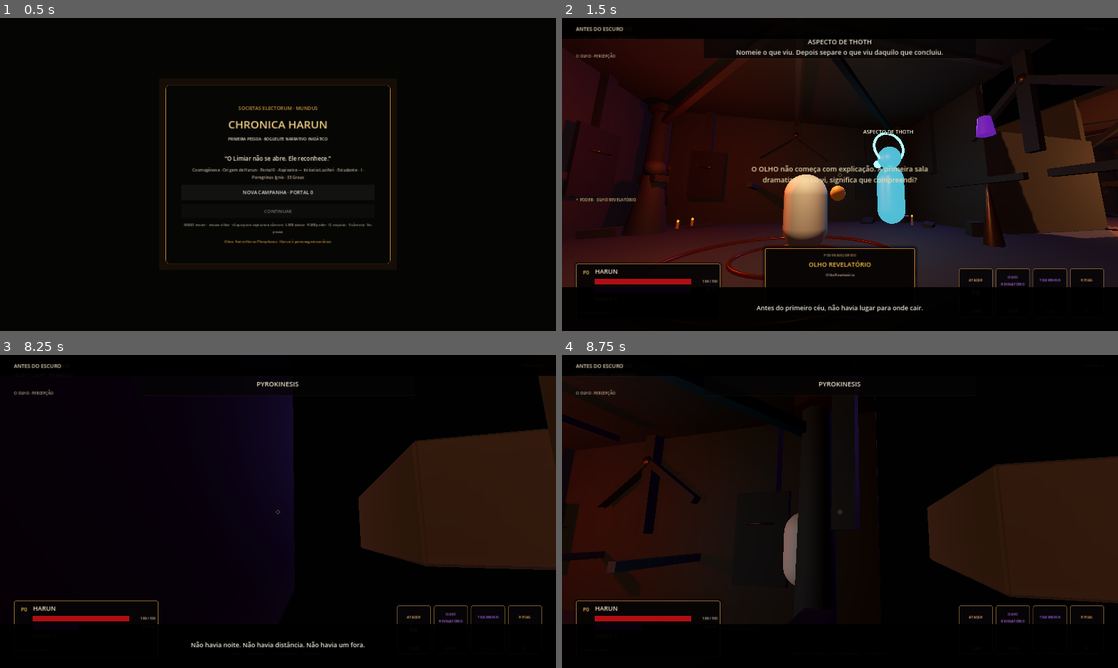
Above: before the commit, frames 1-4 (two rows, left to right).
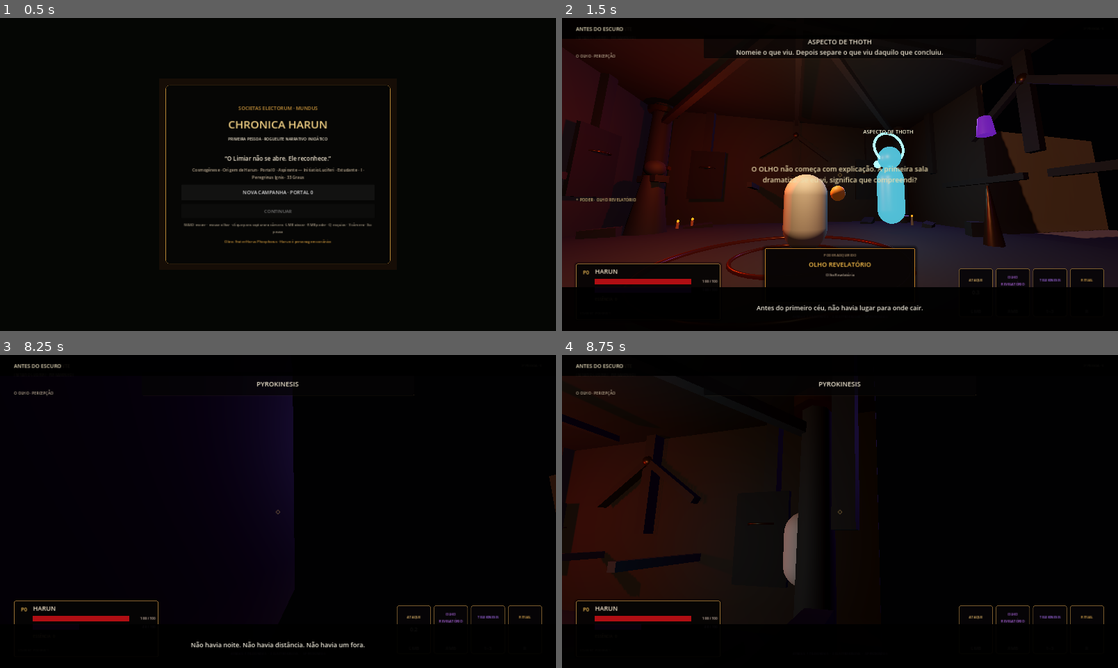
Above: after the commit, the same moments.

Repository: neuralSynapse/societaselectorum
Game: Godot game, scene res://scenes/boot/Main.tscn
Same seed, same stepped clock (60 frames per second), same inputs: the game is played once before the commit and once after it.
Inputs (mouse positions are in pixels of both pictures, inside the frame that each line leads up to):
- Up to frame 1 (0.5 s): no input
- Up to frame 2 (1.5 s): click "NOVA CAMPANHA · PORTAL 0" at 0.5 s; tap Enter (ui_accept) at 1.25 s; move the mouse to (867, 174) at 1.27 s; hold W (move_forward) from 1.28 s (still down); hold V (camera_toggle) from 1.28 s (still down); click (867, 174) at 1.42 s
- Up to frame 3 (8.25 s): tap Space (jump) at 1.52, 2.27, 3.77, 4.52, 5.27, 6.77, 7.52 s; move the mouse to (250, 511) at 2.02 s; release V (camera_toggle) at 2.03 s; tap C (consume) at 2.1 s; move the mouse to (289, 505) at 2.77 s; hold Q (dodge) 2.78-3.53 s; move the mouse to (272, 517) at 3.52 s; tap R (instrument) at 3.6 s; click (272, 517) at 3.67 s; move the mouse to (316, 514) at 4.27 s; hold E (interact) 4.28-5.03 s; move the mouse to (233, 508) at 5.02 s; tap 1 (kinesis_1) at 5.1 s; move the mouse to (283, 511) at 5.77 s; hold 2 (kinesis_2) 5.78-6.53 s; click (283, 511) at 5.92 s; move the mouse to (255, 505) at 6.52 s; release W (move_forward) at 6.53 s; hold D (move_right) 6.53-7.28 s; tap 3 (kinesis_3) at 6.6 s; move the mouse to (305, 511) at 7.27 s; hold Right mouse button (power) 7.28-8.03 s; hold W (move_forward) from 7.28 s (still down); move the mouse to (250, 511) at 8.02 s; click (250, 511) at 8.1 s
- Up to frame 4 (8.75 s): keep holding W (move_forward); tap Space (jump) at 8.27 s

Frame 1 is identical in both runs. In frame 2, 3.3% of the frame differs, in the area x 48-100%, y 12-71%; in frame 3, 14%, in the area x 64-100%, y 6-69%; in frame 4, 13%.

Commit message:
diag: isolate threshold room to confirm web geometry overload

Diff:
--- a/game/chronica-harun/autoload/GameplayVisibilityGuard.gd
+++ b/game/chronica-harun/autoload/GameplayVisibilityGuard.gd
@@ -10,6 +10,7 @@
 var _main: Node = null
 var _remaining := 0.0
 var _pulse := 0.0
+var _diagnostic_announced := false
 
 func _ready() -> void:
     process_mode = Node.PROCESS_MODE_ALWAYS
@@ -95,14 +96,18 @@
 
 func _enforce_stage(stage: StageDirector) -> void:
     if stage.floor_instance != null:
+        stage.floor_instance.visible = true
         var rooms := stage.floor_instance.get_node_or_null("Rooms")
         if rooms != null:
             for room_value in rooms.get_children():
                 if room_value is RoomShell:
-                    _enforce_room(room_value as RoomShell)
-        if OS.has_feature("web"):
-            stage.floor_instance.visible = false
-            print("WEB_WORLD_ISOLATION floor_hidden=true")
+                    var room := room_value as RoomShell
+                    room.visible = String(room.room_id) == "threshold"
+                    if room.visible:
+                        _enforce_room(room)
+            if OS.has_feature("web") and not _diagnostic_announced:
+                _diagnostic_announced = true
+                print("WEB_ROOM_ISOLATION_DIAGNOSTIC threshold_only=true")
     if stage.player != null and is_instance_valid(stage.player):
         stage.player.visible = true
         stage.player.process_mode = Node.PROCESS_MODE_INHERIT
